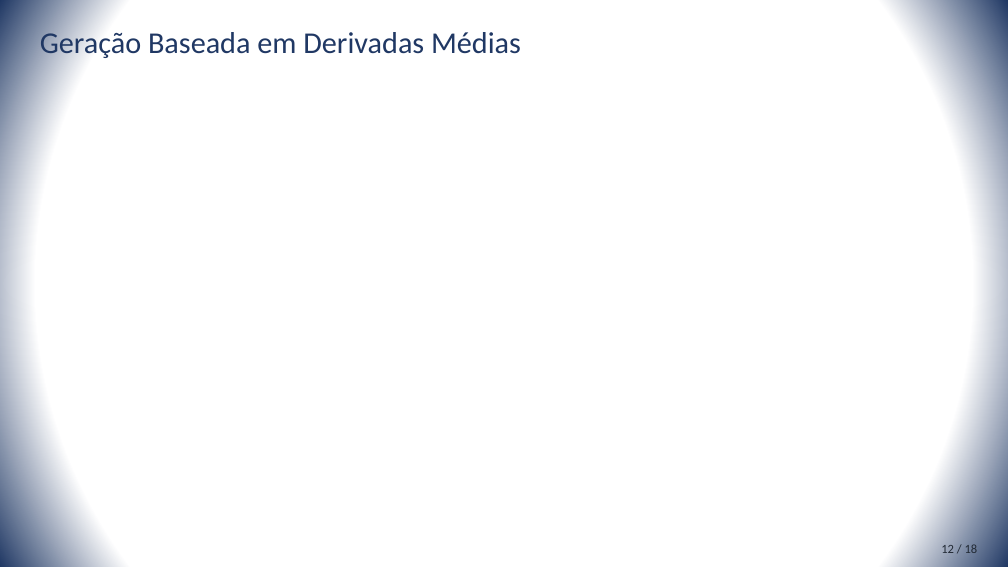
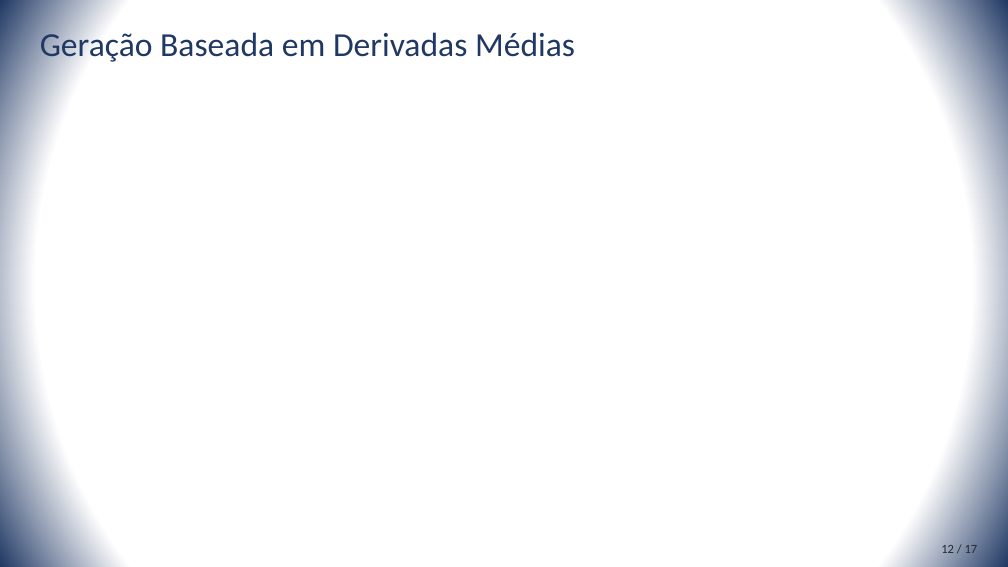
Before and after one commit to rustanitu/atfgtex, a slide deck: slide 12 of presentation/presentation.pptm. Drawn at 1008x567 pixels with LibreOffice and Linux fonts; fonts in the diff are those of the drawing. Boxes give left, top, right and bottom in pixels: in the first picture for what was removed or moved away, otherwise in the second. Text is boxed around its words. In the diff, an @@ line names an element or a change of style, - is before the commit and + after.

```diff
--- a/presentation/presentation.pptm
+++ b/presentation/presentation.pptm
@@ title "Geração Baseada em Derivadas Médias" at [40, 28, 575, 64]: size 28.8 to 32 pt @@
@@ text at [941, 545, 978, 553]: text changed @@
-12 / 18
+12 / 17
```
Also in this commit, not shown: 15 other slides changed.
